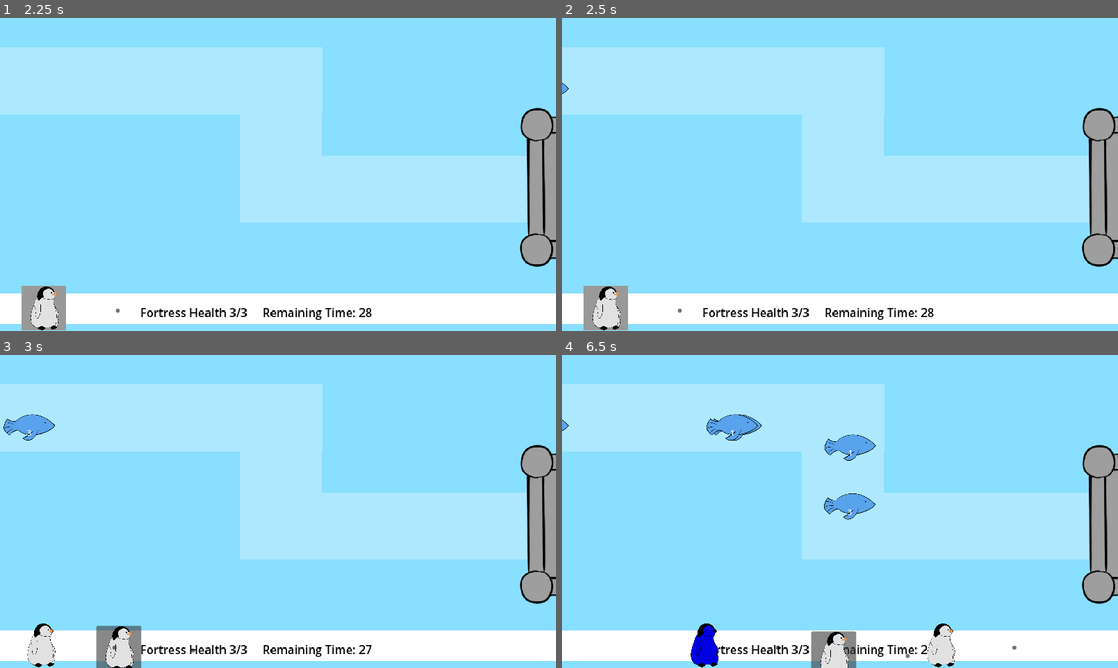
Above: before the commit, frames 1-4 (two rows, left to right).
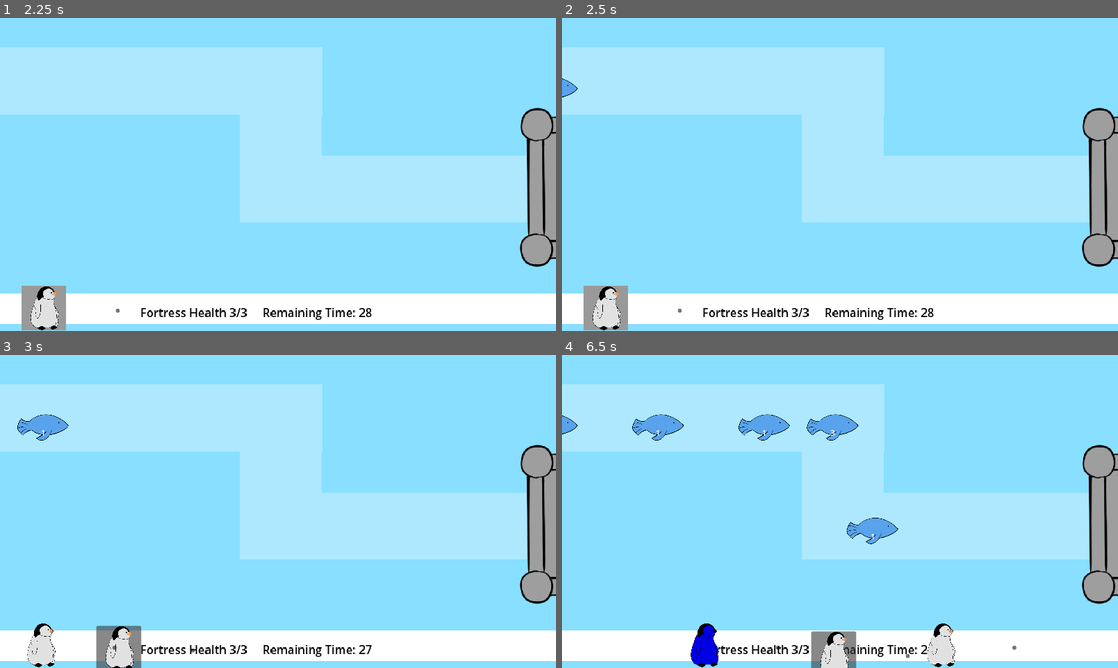
Above: after the commit, the same moments.

Repository: TraighScott/PenguinDefense
Game: Godot game, scene res://menus/main_menu.tscn
The game is run twice, just before and just after one commit, with the same random seed, the same clock (stepped at 60 frames per second) and the same inputs.
Inputs (mouse positions are in pixels of both pictures, inside the frame that each line leads up to):
- Up to frame 1 (2.25 s): click "Start" at 0.5 s; tap Enter at 1.25 s; move the mouse to (400, 158) at 1.27 s; click (44, 309) at 2 s
- Up to frame 2 (2.5 s): no input
- Up to frame 3 (3 s): click (116, 649) at 2.77 s
- Up to frame 4 (6.5 s): click (678, 649) at 3.52 s; click (756, 649) at 4.27 s; click (756, 649) at 5.02 s; click (834, 652) at 5.77 s

Frame 1 is identical in both runs. In frame 2, less than 0.1% of the frame differs, in the area x 0-3%, y 19-26%; in frame 3, 0.4%; in frame 4, 3.2%, in the area x 0-61%, y 18-61%.

Commit message:
Start boss spawn logic

Diff:
--- a/project/enemy/enemy.gd
+++ b/project/enemy/enemy.gd
@@ -25,7 +25,6 @@
 
 
 func _on_visible_on_screen_notifier_2d_screen_exited() -> void:
-	print("bleh")
 	damaged_fort.emit()
 	get_parent().get_parent().queue_free()
 
--- a/project/enemy/enemy.tscn
+++ b/project/enemy/enemy.tscn
@@ -2,7 +2,7 @@
 
 [ext_resource type="Script" path="res://enemy/enemy.gd" id="1_ggy8h"]
 [ext_resource type="Texture2D" uid="uid://chm1khjakxggl" path="res://enemy/fish.png" id="2_npaq2"]
-[ext_resource type="Resource" uid="uid://c5bla5usc3j7t" path="res://enemy/fish.tres" id="2_rurkx"]
+[ext_resource type="Resource" uid="uid://c5bla5usc3j7t" path="res://enemy/enemy_resources/fish.tres" id="2_rurkx"]
 
 [sub_resource type="RectangleShape2D" id="RectangleShape2D_dk8ma"]
 size = Vector2(214, 128)
--- a/project/enemy/fast_fish.tres
+++ /dev/null
@@ -1,10 +0,0 @@
-[gd_resource type="Resource" script_class="EnemyType" load_steps=2 format=3 uid="uid://cvffad7dxgx2x"]
-
-[ext_resource type="Script" path="res://enemy/enemy_type.gd" id="1_hwss0"]
-
-[resource]
-resource_local_to_scene = true
-script = ExtResource("1_hwss0")
-name = "fast"
-health = 1
-speed = 300
--- a/project/enemy/fish.tres
+++ /dev/null
@@ -1,10 +0,0 @@
-[gd_resource type="Resource" script_class="EnemyType" load_steps=2 format=3 uid="uid://c5bla5usc3j7t"]
-
-[ext_resource type="Script" path="res://enemy/enemy_type.gd" id="1_s2pi1"]
-
-[resource]
-resource_local_to_scene = true
-script = ExtResource("1_s2pi1")
-name = "Fish"
-health = 1
-speed = 220
--- a/project/enemy/path_1.gd
+++ b/project/enemy/path_1.gd
@@ -2,20 +2,24 @@
 
 
 @onready var enemy: CharacterBody2D = $PathFollow2D/Enemy
-@onready var fish := load("res://enemy/fish.tres")
-@onready var fast_fish := load("res://enemy/fast_fish.tres")
-@onready var tanky_fish := load("res://enemy/tanky_fish.tres")
+@onready var fish := load("res://enemy/enemy_resources/fish.tres")
+@onready var fast_fish := load("res://enemy/enemy_resources/fast_fish.tres")
+@onready var tanky_fish := load("res://enemy/enemy_resources/tanky_fish.tres")
+@onready var boss_fish := load("res://enemy/enemy_resources/boss_fish.tres")
+
+var roll := randi_range(1, 30)
 
 
 func _ready() -> void:
-	var roll = randi_range(1, 30)
+	#Need to figure out a way to spawn boss without randomization
+	#if something:
+		#roll = 0
 
-	if roll <= 15:
-		print("Wow I'm fish")
+	if roll == 0:
+		enemy.load_enemy_type(boss_fish)
+	elif roll <= 15:
 		enemy.load_enemy_type(fish)
 	elif roll <= 22:
-		print("Wow I'm fast")
 		enemy.load_enemy_type(fast_fish)
 	else:
-		print("Wow I'm Tanky")
 		enemy.load_enemy_type(tanky_fish)
--- a/project/enemy/tanky_fish.tres
+++ /dev/null
@@ -1,10 +0,0 @@
-[gd_resource type="Resource" script_class="EnemyType" load_steps=2 format=3 uid="uid://b7h2bwvy3x1i6"]
-
-[ext_resource type="Script" path="res://enemy/enemy_type.gd" id="1_mb3pr"]
-
-[resource]
-resource_local_to_scene = true
-script = ExtResource("1_mb3pr")
-name = "tanky"
-health = 3
-speed = 200
--- a/project/tower/tower.gd
+++ b/project/tower/tower.gd
@@ -70,12 +70,10 @@
 func _on_shoot_timer_timeout() -> void:
 	if is_instance_valid(_curr) and !_dragging:
 		if _id == 1:
-			print("blam1")
 			var projectile: CharacterBody2D = preload("res://tower/projectile.tscn").instantiate()
 			add_child(projectile)
 			projectile.global_position = global_position
 		elif _id == 2:
-			print("blam2")
 			var aoe: StaticBody2D = preload("res://tower/aoe_projectile.tscn").instantiate()
 			add_child(aoe)
 			aoe.global_position = global_position
@@ -96,5 +94,4 @@
 
 func _on_visible_on_screen_notifier_2d_screen_exited():
 	if not _dragging:
-		print("Back to the water")
 		queue_free()
--- a/project/world/world.gd
+++ b/project/world/world.gd
@@ -26,7 +26,8 @@
 
 
 func _on_game_end_timer_timeout() -> void:
-	get_tree().change_scene_to_file("res://menus/win_menu.tscn")
+	#get_tree().change_scene_to_file("res://menus/win_menu.tscn")
+	$BossTimer.start()
 
 
 #This is a problem to be remedied
@@ -47,14 +48,21 @@
 func _on_no_tower_area_body_entered(body: Node2D) -> void:
 	if body.is_in_group("tower"):
 		body.can_place = false
-		print("Can't place")
 
 
 func _on_no_tower_area_body_exited(body: Node2D) -> void:
 	if body.is_in_group("tower"):
 		body.can_place = true
-		print("Can place")
 
 
 func _on_fortress_fortress_hit() -> void:
 	$ScreenShake.play("screen_shake")
+
+
+#Stop fish and Spawn boss, then when boss is killed it needs to end game
+func _on_boss_timer_timeout():
+	$FishTimer.stop()
+	var boss = path.instantiate()
+	add_child(boss)
+	boss.add_to_group("enemy")
+	enemy_spawned.emit(boss.enemy)
--- a/project/world/world.tscn
+++ b/project/world/world.tscn
@@ -3,6 +3,21 @@
 [ext_resource type="Script" path="res://world/world.gd" id="1_h8od5"]
 [ext_resource type="PackedScene" uid="uid://b37xy3evdqbra" path="res://fortress/fortress.tscn" id="2_k5qnd"]
 [ext_resource type="PackedScene" uid="uid://ddkqofqsgw66t" path="res://tower/tower_class.tscn" id="3_xeitl"]
+
+[sub_resource type="Animation" id="Animation_sxrjb"]
+length = 0.001
+tracks/0/type = "value"
+tracks/0/imported = false
+tracks/0/enabled = true
+tracks/0/path = NodePath("Camera2D:offset")
+tracks/0/interp = 1
+tracks/0/loop_wrap = true
+tracks/0/keys = {
+"times": PackedFloat32Array(0),
+"transitions": PackedFloat32Array(1),
+"update": 0,
+"values": [Vector2(0, 0)]
+}
 
 [sub_resource type="Animation" id="Animation_42qe4"]
 resource_name = "screen_shake"
@@ -18,21 +33,6 @@
 "transitions": PackedFloat32Array(1, 1, 1, 1, 1, 1),
 "update": 0,
 "values": [Vector2(0, 0), Vector2(5, 0), Vector2(10, -5), Vector2(5, -10), Vector2(0, -5), Vector2(0, 0)]
-}
-
-[sub_resource type="Animation" id="Animation_sxrjb"]
-length = 0.001
-tracks/0/type = "value"
-tracks/0/imported = false
-tracks/0/enabled = true
-tracks/0/path = NodePath("Camera2D:offset")
-tracks/0/interp = 1
-tracks/0/loop_wrap = true
-tracks/0/keys = {
-"times": PackedFloat32Array(0),
-"transitions": PackedFloat32Array(1),
-"update": 0,
-"values": [Vector2(0, 0)]
 }
 
 [sub_resource type="AnimationLibrary" id="AnimationLibrary_de2pb"]
@@ -121,6 +121,9 @@
 [node name="TowerTimer" type="Timer" parent="."]
 autostart = true
 
+[node name="BossTimer" type="Timer" parent="."]
+one_shot = true
+
 [node name="Camera2D" type="Camera2D" parent="."]
 position = Vector2(576, 323)
 
@@ -171,5 +174,6 @@
 [connection signal="timeout" from="FishTimer" to="." method="_on_fish_timer_timeout"]
 [connection signal="timeout" from="GameEndTimer" to="." method="_on_game_end_timer_timeout"]
 [connection signal="timeout" from="TowerTimer" to="." method="_on_tower_timer_timeout"]
+[connection signal="timeout" from="BossTimer" to="." method="_on_boss_timer_timeout"]
 [connection signal="body_entered" from="NoTowerArea" to="." method="_on_no_tower_area_body_entered"]
 [connection signal="body_exited" from="NoTowerArea" to="." method="_on_no_tower_area_body_exited"]
